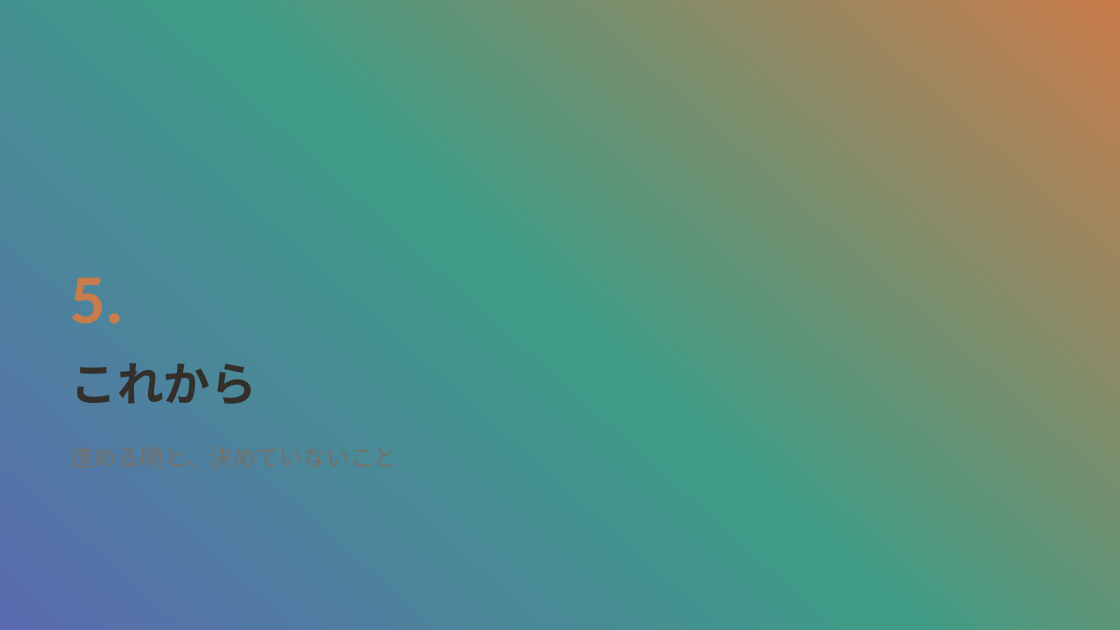
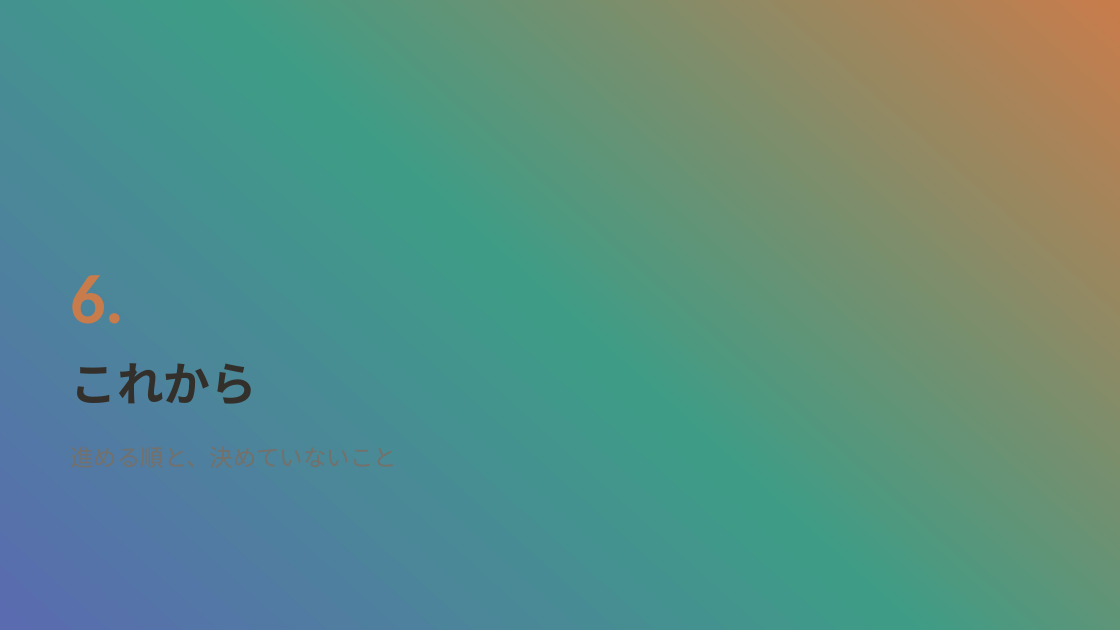
Before and after one commit to mikotomiura/GSE-prototype, a slide deck: slide 27 of docs/slides/project-overview/GSE_handmark_design.pptx (slide 20 before the commit). Drawn at 1120x630 pixels with LibreOffice and Linux fonts; fonts in the diff are those of the drawing; background and template pictures are left out. Boxes give left, top, right and bottom in pixels: in the first picture for what was removed or moved away, otherwise in the second. Text is boxed around its words. In the diff, an @@ line names an element or a change of style, - is before the commit and + after.

```diff
--- a/docs/slides/project-overview/GSE_handmark_design.pptx
+++ b/docs/slides/project-overview/GSE_handmark_design.pptx
@@ text at <box>71,275,125,324</box>: text changed @@
-5.
+6.
```
Also in this commit, not shown: 4 other slides changed, 7 slides added, 6 other files.
